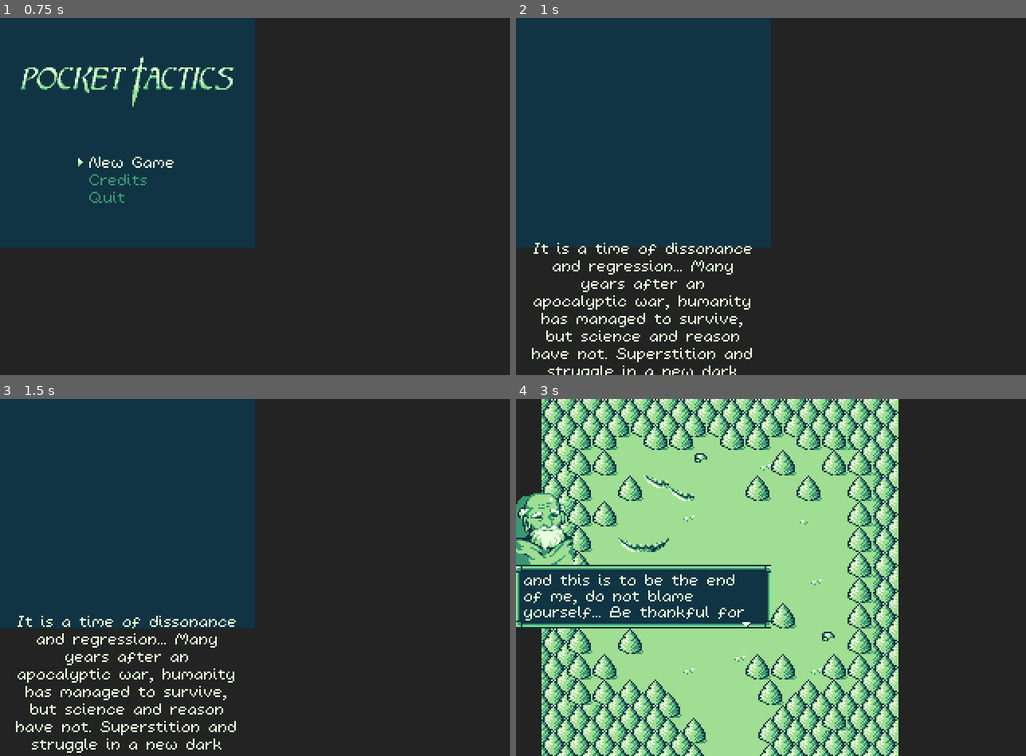
Above: before the commit, frames 1-4 (two rows, left to right).
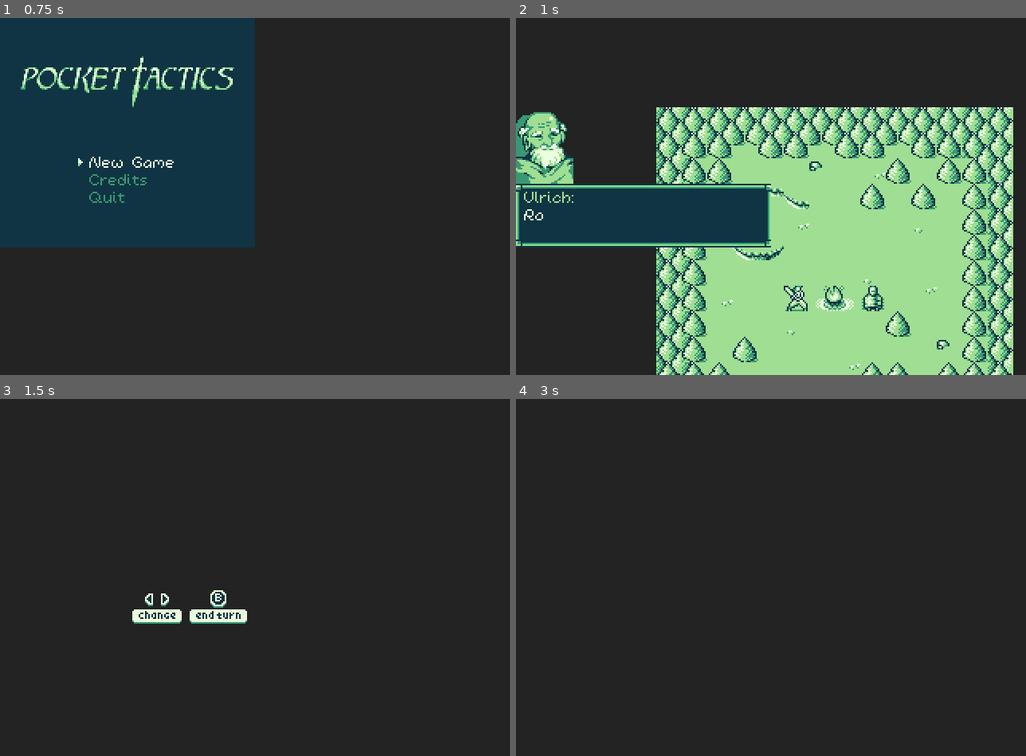
Above: after the commit, the same moments.

Repository: kevinlights/titan_tactics
Game: Godot game, scene res://scenes/landing.tscn
The game is run twice, just before and just after one commit, with the same random seed, the same clock (stepped at 60 frames per second) and the same inputs.
Inputs (mouse positions are in pixels of both pictures, inside the frame that each line leads up to):
- Up to frame 1 (0.75 s): click "New Game" at 0.5 s
- Up to frame 2 (1 s): no input
- Up to frame 3 (1.5 s): move the mouse to (367, 559) at 1.27 s; hold Right (ui_right) from 1.28 s (still down); tap Tab (ui_focus_next) at 1.35 s
- Up to frame 4 (3 s): tap Keypad Enter (ui_accept) at 1.52, 1.82, 2.27, 2.3, 2.57, 2.85 s; tap Home (ui_home) at 1.55, 2.1 s; move the mouse to (669, 595) at 2.02 s; release Right (ui_right) at 2.03 s; hold Page Down (ui_page_down) 2.03-2.78 s; move the mouse to (822, 498) at 2.77 s; hold Right (ui_right) from 2.78 s (still down)

Frame 1 is identical in both runs. In frame 2, 68% of the frame differs, in the area x 0-98%, y 0-100%; in frame 3, 34%; in frame 4, 72%, in the area x 0-75%, y 0-100%.
Error after the commit: Attempt to call function 'instance' in base 'null instance' on a null instance. (res://scripts/world.gd:41)

Commit message:
Remove scroller on play

Diff:
--- a/scenes/levels/level_0.tscn
+++ b/scenes/levels/level_0.tscn
@@ -193,13 +193,11 @@
 [node name="Campfire" type="AnimatedSprite" parent="map"]
 position = Vector2( 112, 120 )
 frames = SubResource( 15 )
-frame = 1
 playing = true
 
 [node name="AnimatedSprite" type="AnimatedSprite" parent="map"]
 position = Vector2( 136, 120 )
 frames = SubResource( 18 )
-frame = 1
 playing = true
 
 [node name="navigation" type="Navigation2D" parent="."]
--- a/scripts/landing.gd
+++ b/scripts/landing.gd
@@ -22,7 +22,7 @@
 func _on_continue():
 	$sfx/select.play()
 	yield(get_tree().create_timer(0.3), "timeout")
-	get_tree().change_scene("res://scenes/scroller.tscn")
+	get_tree().change_scene("res://scenes/world.tscn")
 
 func _on_new_game():
 	Game.team = []
--- a/scripts/world.gd
+++ b/scripts/world.gd
@@ -606,17 +606,16 @@
 	return TT.CONTEXT.MOVE
 
 # DEBUG INPUT
-#func _input(event):
-#	if event.is_action("ui_focus_next") && !event.is_echo() && event.is_pressed():
-#		_on_next_level()
-#	if event.is_action("ui_home") && !event.is_echo() && event.is_pressed():
-#		_on_replay()
-#	if event.is_action("ui_page_down") && !event.is_echo() && event.is_pressed():
-#		var additional_character = load("res://resources/ogre.tres")
-#		additional_character.control = TT.CONTROL.PLAYER
-#		Game.team.append(additional_character)
-#		print("The OGRE has joined the team!")
-#	if event.is_action("cheat_kill_everyone") && !event.is_echo() && event.is_pressed():
-#		for unit in current[TT.CONTROL.AI]:
-#			unit.die()
-#
+func _input(event):
+	if event.is_action("ui_focus_next") && !event.is_echo() && event.is_pressed():
+		_on_next_level()
+	if event.is_action("ui_home") && !event.is_echo() && event.is_pressed():
+		_on_replay()
+	if event.is_action("ui_page_down") && !event.is_echo() && event.is_pressed():
+		var additional_character = load("res://resources/ogre.tres")
+		additional_character.control = TT.CONTROL.PLAYER
+		Game.team.append(additional_character)
+		print("The OGRE has joined the team!")
+	if event.is_action("cheat_kill_everyone") && !event.is_echo() && event.is_pressed():
+		for unit in current[TT.CONTROL.AI]:
+			unit.die()
